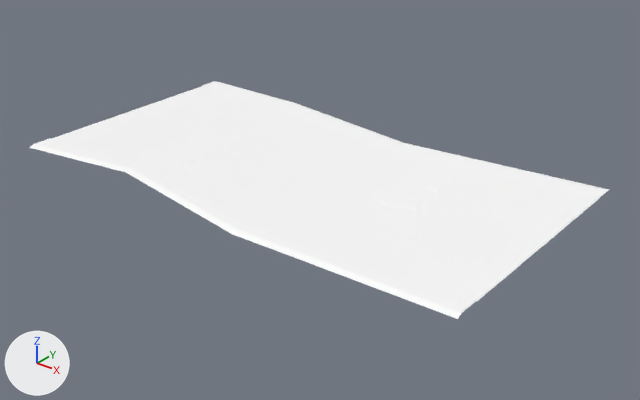
A saved change to the glTF model assets/synty/simple_fantasy/models/SF_Env_Path_Straight_02.glb.
Before and after are seen from a 50 mm lens placed at (0.1002, -0.1197, 0.0689), pointed at (0.0043, 0.0, -0.0054). The axes (+X, +Y, +Z) are drawn at lower left. The lights are the same throughout.

Objects in the first picture: 'SF_Env_Path_Straight_02'.
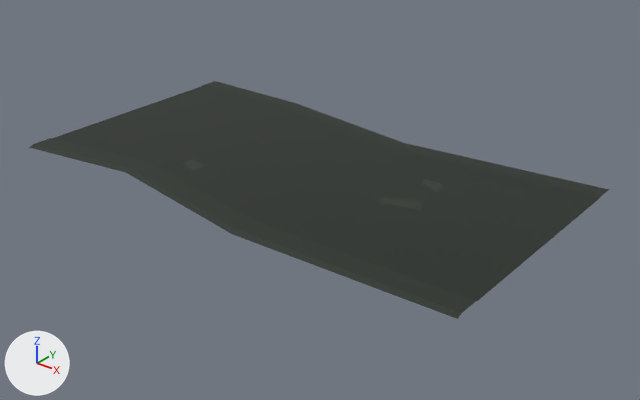
Edits to the bpy script that builds the scene:
```text
Add img_undead_footman_01:
    img_undead_footman_01 = load_image('Undead_Footman_01', '_unpacked/Undead_Footman_01', 512, 512, 'sRGB')
Change mat_lambert1:
    remove mat_lambert1.base_color = (1.0, 1.0, 1.0)  # white #ffffff
    add mat_lambert1.texture = img_undead_footman_01
```

Location of each change, (x1, y1, x2, y2) in pixels of the pictures (640 x 400 px):
'SF_Env_Path_Straight_02', surface changed (white to black)
    both: (29, 81, 609, 319)
